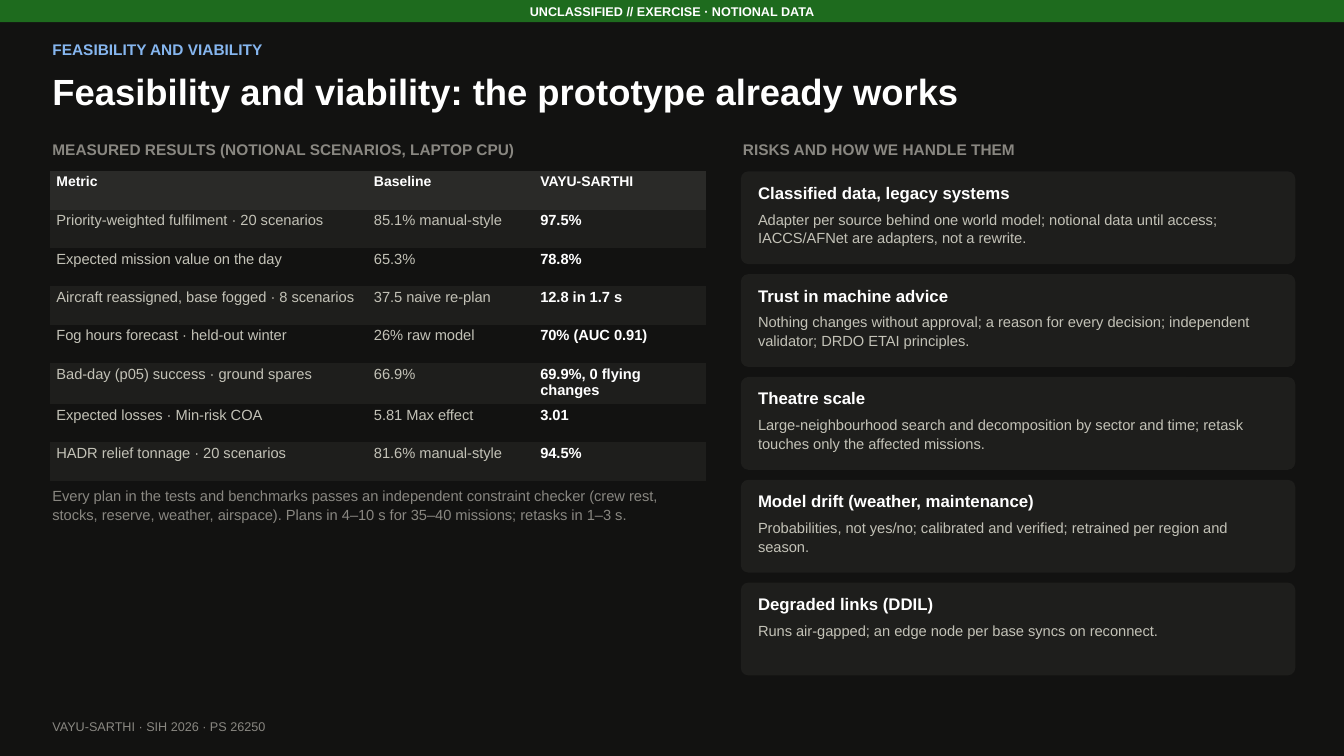
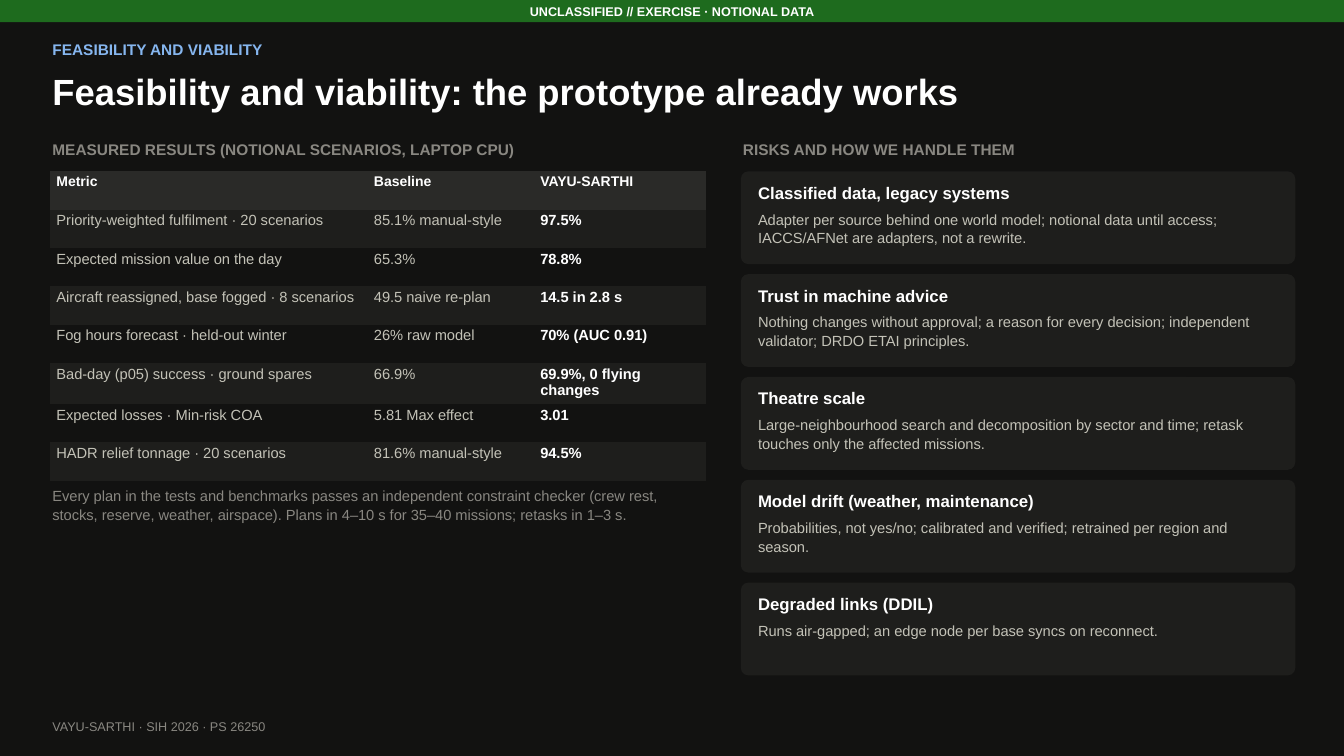
Before and after one commit to DeepakSinghhh/Air-power-Dynamic, a slide deck: slide 4 of docs/VAYU-SARTHI_SIH2026_idea.pptx. Drawn at 1344x756 pixels with LibreOffice and Linux fonts; fonts in the diff are those of the drawing. Boxes give left, top, right and bottom in pixels: in the first picture for what was removed or moved away, otherwise in the second. Text is boxed around its words. In the diff, an @@ line names an element or a change of style, - is before the commit and + after.

```diff
--- a/docs/VAYU-SARTHI_SIH2026_idea.pptx
+++ b/docs/VAYU-SARTHI_SIH2026_idea.pptx
@@ table at [50, 171, 706, 478] @@
-row 4, column 2: 37.5 naive re-plan
+row 4, column 2: 49.5 naive re-plan
-row 4, column 3: 12.8 in 1.7 s
+row 4, column 3: 14.5 in 2.8 s
```
Also in this commit, not shown: 2 other slides changed, 7 other files.
